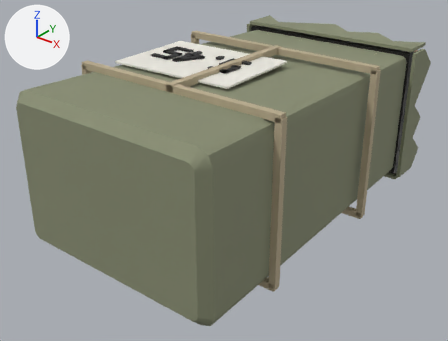
The glTF model assets/models/items/ammo_545.glb, before and after one commit.
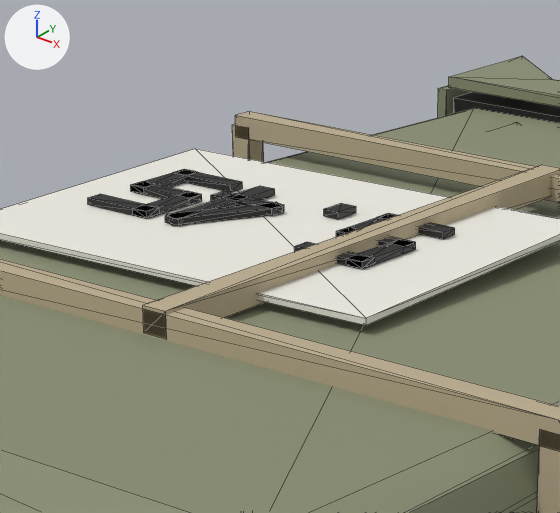
Each version appears first whole from a camera (50 mm lens) standing at (0.0783, -0.1121, 0.0546) and looking at (-0.0042, -0.009, -0.0094), and next in a close-up on the part from 28% to 63% of the width and 0% to 41% of the height. The lights are fixed; the arrows at upper left show +X, +Y and +Z. The last two pictures show the newer version. The close-ups show mesh edges as thin lines. Vertices at exactly the same position are counted once.

Objects in the first close-up: 'body'.
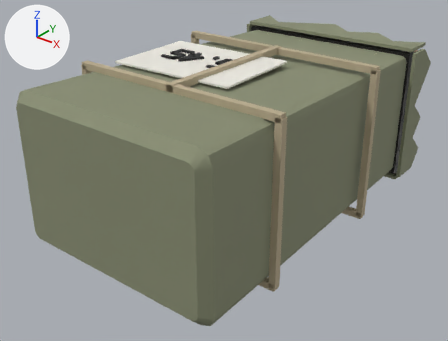
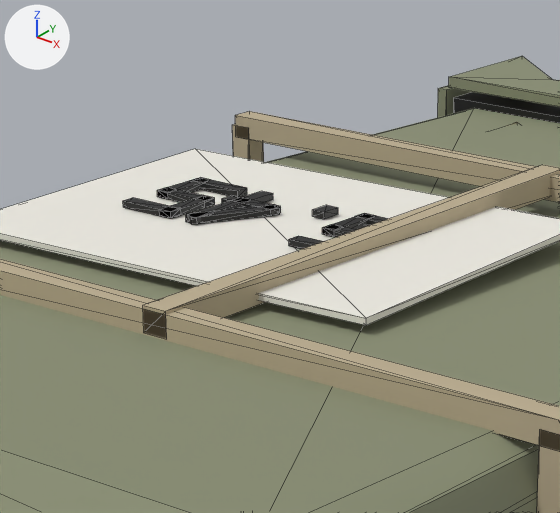
The change in detail:
me_body has 1212 vertices, 2240 faces and spans x -0.0256..0.0256, y -0.0495..0.05, z -0.018..0.0181.
me_body is used by ob_body; location (0.0, 0.0, 0.0).
me_body part 1: the loose piece of 8 vertices spanning x -0.0058..-0.0047, y -0.0099..-0.0082, z 0.0174..0.0178 is scaled about its middle by (0.8, 0.8, 1), then moved by (-0.0005, -0.0007, 0.0).
me_body part 2: the loose piece of 8 vertices spanning x -0.0122..-0.0111, y -0.0168..-0.0082, z 0.0174..0.0178 is scaled about its middle by (0.8, 0.8, 1), then moved by (0.0007, 0.0, 0.0).
me_body part 3: the loose piece of 8 vertices spanning x -0.0124..-0.0081, y -0.017..-0.0104, z 0.0174..0.0178 is scaled about its middle by (0.8, 0.8, 1), then moved by (0.0005, 0.0002, 0.0).
me_body part 4: the loose piece of 8 vertices spanning x -0.0132..-0.0083, y -0.0118..-0.0106, z 0.0174..0.0178 is scaled about its middle by (0.8, 0.8, 1), then moved by (0.0005, -0.0003, 0.0).
me_body part 5: 64 of 1212 vertices moved; they spanned x -0.0186..0.0026, y -0.0168..-0.0082, z 0.0174..0.0178 and now span x -0.0165..0.0005, y -0.016..-0.009, z 0.0174..0.0178; mean shift (0.0, 0.0, 0.0); largest move (0.0026, -0.0119, 0.0178) -> (-0.0004, -0.0121, 0.0174).

What differs and where, as boxes [x1, y1, x2, y2] in the close-ups (560 x 513 px; the box of a moved part takes in the faces that stretch with it):
part 1 of me_body, moved or reshaped: before [324, 203, 356, 219]; after [312, 205, 338, 219]
part 2 of me_body, moved or reshaped: before [165, 186, 275, 226]; after [186, 191, 273, 224]
part 3 of me_body, moved or reshaped: before [167, 202, 283, 225]; after [187, 204, 280, 224]
part 4 of me_body, moved or reshaped: before [211, 192, 284, 215]; after [222, 196, 281, 216]
part 5 of me_body, moved or reshaped: before [88, 169, 455, 269]; after [123, 177, 388, 249]
